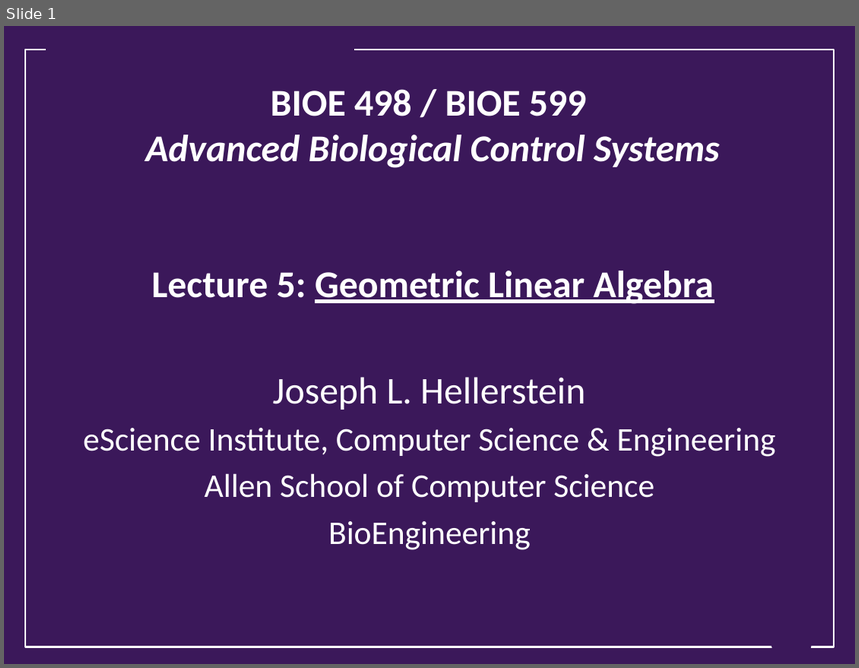
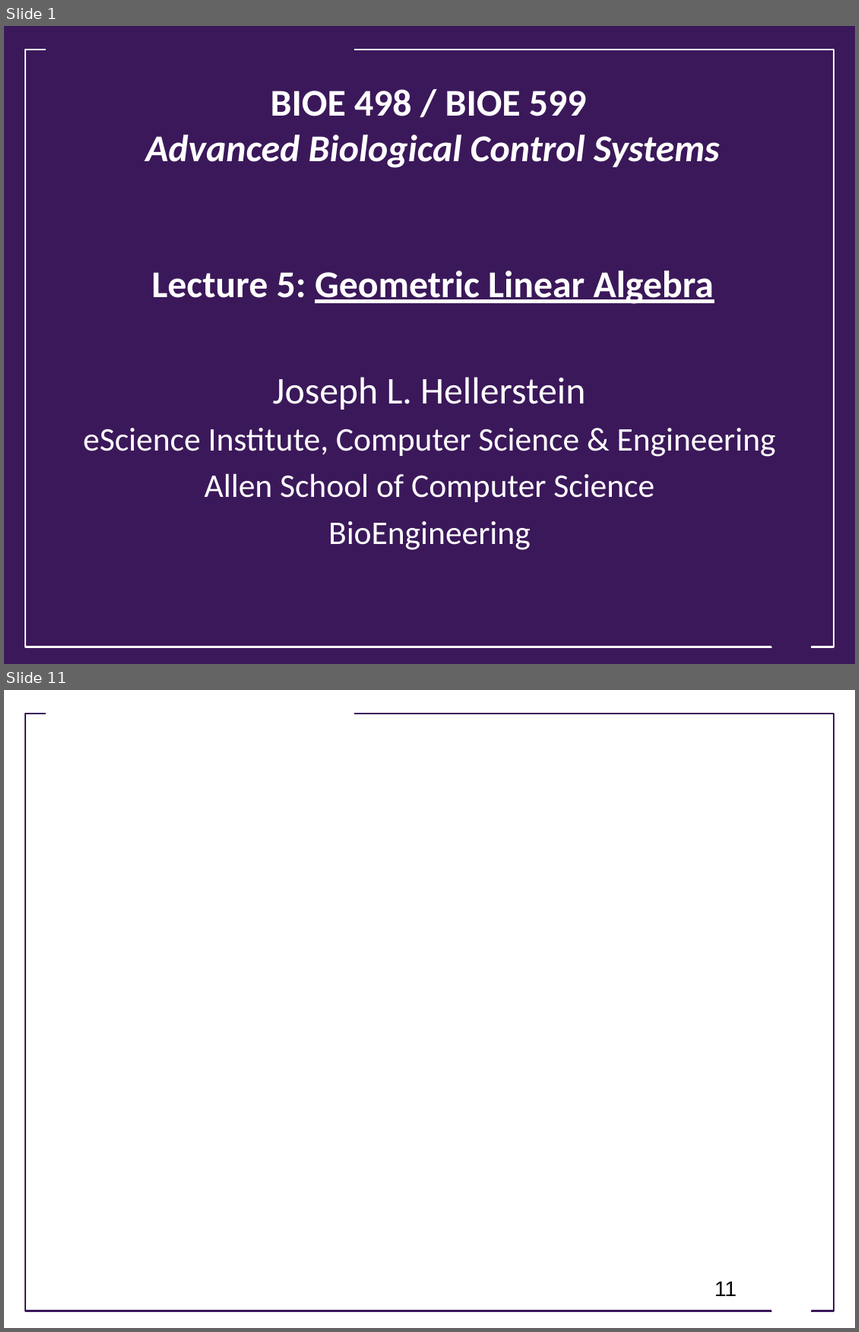
Before and after one commit to joseph-hellerstein/advanced-controls-lectures, a slide deck: Lecture_4-Geometric-Linear-Algebra/Geometric-Linear-Algebra.pptx. Shown one above the other, each under a label of ours: slide 1 before the commit, slides 1 and 11 after it; the slides between them are not shown. The pictures are 859x668 and 859x1332 pixels, drawn with LibreOffice and Linux fonts; fonts in the diff are those of the drawing; grey boxes stand for pictures; background and template pictures are left out. Boxes give left, top, right and bottom in pixels: in the first picture for what was removed or moved away, otherwise in the second. Text is boxed around its words. In the diff, an @@ line names an element or a change of style, - is before the commit and + after.

```diff
--- a/Lecture_4-Geometric-Linear-Algebra/Geometric-Linear-Algebra.pptx
+++ b/Lecture_4-Geometric-Linear-Algebra/Geometric-Linear-Algebra.pptx
@@ slide 11 added at [4, 690, 855, 1328], background #FFFFFF @@
@@ rectangle added at [46, 704, 354, 725], fill #FFFFFF @@
@@ rectangle added at [25, 714, 834, 1312], outline #3B185A 1.75 pt @@
@@ page number added at [715, 1281, 737, 1296], 18 pt, text #000000 @@
+11
@@ trapezoid added at [764, 1281, 819, 1317], fill #FFFFFF @@
```
Also in this commit, not shown: 2 slides changed, 13 other slides added, 1 slide removed.
